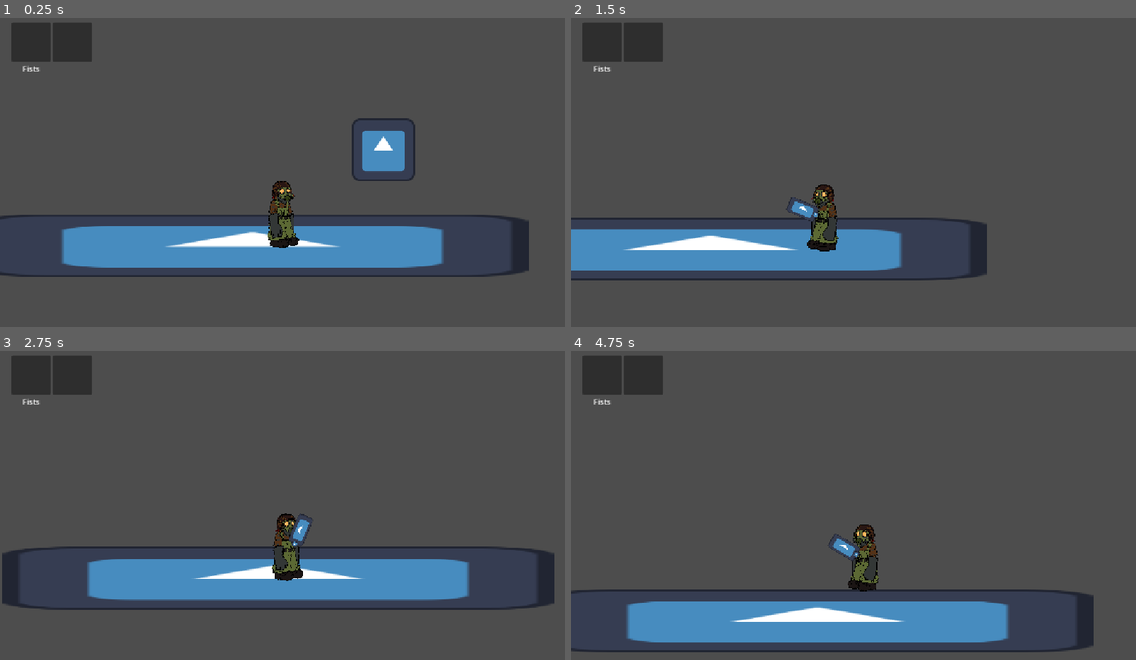
Above: before the commit, frames 1-4 (two rows, left to right).
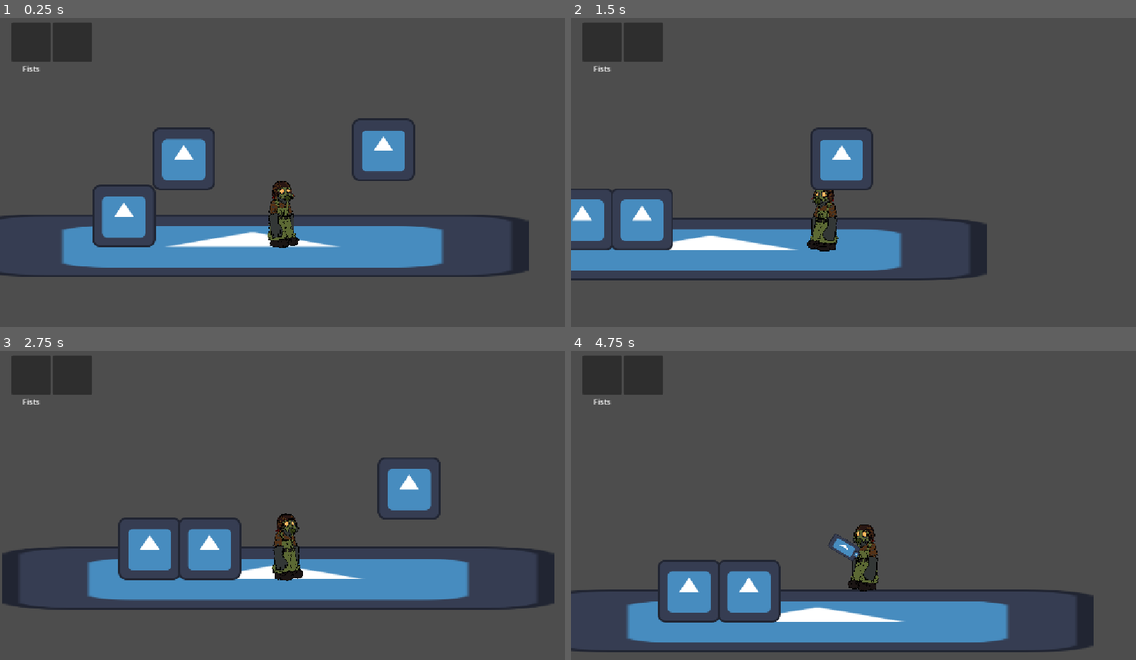
Above: after the commit, the same moments.

Repository: Jqmmy/Jam-game
Game: Godot game, scene res://Scenes/main.tscn
Two runs of this game, one before a commit and one after it. Both use one fixed random seed, a clock stepped at 60 frames per second and the inputs below. The project has no main scene, so this scene is started directly. The engine's default icon, where the game draws it, is replaced by a stand-in: a white triangle on a blue panel in a dark square.
Inputs (mouse positions are in pixels of both pictures, inside the frame that each line leads up to):
- Up to frame 1 (0.25 s): no input
- Up to frame 2 (1.5 s): tap Enter (ui_accept) at 0.5, 0.77 s; move the mouse to (977, 150) at 0.52 s; press the mouse at (977, 150) at 0.53 s; hold D (right) from 0.53 s (still down); move the mouse to (740, 184) at 1.27 s; release the mouse at (740, 184) at 1.28 s; tap E (interact) at 1.35 s
- Up to frame 3 (2.75 s): tap Enter (ui_accept) at 1.52 s; click (169, 517) at 1.55 s; move the mouse to (339, 431) at 2.02 s; release D (right) at 2.03 s; press the mouse at (339, 431) at 2.03 s; hold A (left) from 2.03 s (still down)
- Up to frame 4 (4.75 s): move the mouse to (825, 564) at 2.77 s; release A (left) at 2.78 s; release the mouse at (825, 564) at 2.78 s; hold D (right) 2.78-4.28 s; click (825, 564) at 2.85 s; tap Enter (ui_accept) at 3.02, 3.77, 4.52 s; move the mouse to (1023, 548) at 3.52 s; press the mouse at (1023, 548) at 3.53 s; tap E (interact) at 3.6 s; right-click (1023, 548) at 4.15 s; move the mouse to (684, 452) at 4.27 s; release the mouse at (684, 452) at 4.28 s; hold A (left) from 4.28 s (still down); click (684, 452) at 4.35 s

The runs differ from the first frame. In frame 1, 2.7% of the frame differs, in the area x 16-38%, y 35-75%; in frame 2, 3.7%; in frame 3, 4.3%, in the area x 20-78%, y 34-75%; in frame 4, 2.8%.

Commit message:
90% done with base trap code

Diff:
--- a/Prefabs/Player stuff/player.tscn
+++ b/Prefabs/Player stuff/player.tscn
@@ -1,7 +1,8 @@
-[gd_scene load_steps=4 format=3 uid="uid://jc1p0uslb4co"]
+[gd_scene load_steps=5 format=3 uid="uid://jc1p0uslb4co"]
 
 [ext_resource type="Script" uid="uid://dejecgscw78vv" path="res://Scripts/player.gd" id="1_h8clt"]
 [ext_resource type="Texture2D" uid="uid://6n3koaaaegfk" path="res://Assets/placeholder_sprite.png" id="2_nc2p3"]
+[ext_resource type="Script" uid="uid://ps82lbkabapc" path="res://Scripts/traps_loader.gd" id="3_v8br1"]
 
 [sub_resource type="CapsuleShape2D" id="CapsuleShape2D_vx084"]
 radius = 19.0
@@ -34,6 +35,9 @@
 position = Vector2(15, -74)
 
 [node name="AnimationPlayer" type="AnimationPlayer" parent="."]
+
+[node name="traps_loader" type="Node" parent="."]
+script = ExtResource("3_v8br1")
 
 [node name="CanvasLayer" type="CanvasLayer" parent="."]
 
--- a/Prefabs/enemies/test_enemy.tscn
+++ b/Prefabs/enemies/test_enemy.tscn
@@ -1,6 +1,6 @@
 [gd_scene load_steps=3 format=3 uid="uid://x11nr7vvwxcp"]
 
-[ext_resource type="Script" uid="uid://brtxdlqc6btvw" path="res://Scripts/Enemy.gd" id="1_kci7t"]
+[ext_resource type="Script" uid="uid://brtxdlqc6btvw" path="res://Scripts/Classes/Enemy.gd" id="1_kci7t"]
 
 [sub_resource type="RectangleShape2D" id="RectangleShape2D_qgd1m"]
 size = Vector2(30, 100)
--- a/Prefabs/items/item template/item_template.tscn
+++ b/Prefabs/items/item template/item_template.tscn
@@ -1,11 +1,12 @@
 [gd_scene load_steps=2 format=3 uid="uid://c74dpyblomavy"]
 
-[ext_resource type="Script" uid="uid://otyscsl6nr3n" path="res://Scripts/Item.gd" id="1_d4iwc"]
+[ext_resource type="Script" uid="uid://otyscsl6nr3n" path="res://Scripts/Classes/Item.gd" id="1_d4iwc"]
 
 [node name="Item Template" type="RigidBody2D" groups=["item"]]
 collision_layer = 2
 input_pickable = true
 script = ExtResource("1_d4iwc")
+metadata/_custom_type_script = "uid://otyscsl6nr3n"
 
 [node name="Sprite2D" type="Sprite2D" parent="."]
 
--- a/Prefabs/items/shotgun_item.tscn
+++ b/Prefabs/items/shotgun_item.tscn
@@ -7,9 +7,12 @@
 [sub_resource type="RectangleShape2D" id="RectangleShape2D_nd1la"]
 size = Vector2(64, 72)
 
+[sub_resource type="ViewportTexture" id="ViewportTexture_nd1la"]
+viewport_path = NodePath("SubViewport")
+
 [node name="Shotgun item" groups=["weapon"] instance=ExtResource("1_auwli")]
 script = ExtResource("2_nd1la")
-auto_pickup_threshhold = 200.0
+item_pickup_method = 1
 
 [node name="Sprite2D" parent="." index="0"]
 texture = ExtResource("2_2i1d1")
@@ -17,4 +20,41 @@
 [node name="CollisionShape2D" parent="." index="1"]
 shape = SubResource("RectangleShape2D_nd1la")
 
+[node name="Sprite2D2" type="Sprite2D" parent="." index="2"]
+texture = SubResource("ViewportTexture_nd1la")
+
+[node name="SubViewport" type="SubViewport" parent="." index="3"]
+transparent_bg = true
+size = Vector2i(128, 128)
+
+[node name="Control" type="Control" parent="SubViewport" index="0"]
+layout_mode = 3
+anchors_preset = 15
+anchor_right = 1.0
+anchor_bottom = 1.0
+grow_horizontal = 2
+grow_vertical = 2
+
+[node name="VBoxContainer" type="VBoxContainer" parent="SubViewport/Control" index="0"]
+layout_mode = 1
+anchors_preset = 5
+anchor_left = 0.5
+anchor_right = 0.5
+offset_left = -32.5
+offset_right = 32.5
+offset_bottom = 50.0
+grow_horizontal = 2
+
+[node name="name label" type="Label" parent="SubViewport/Control/VBoxContainer" index="0"]
+layout_mode = 2
+text = "Shotgun"
+horizontal_alignment = 1
+
+[node name="use" type="Label" parent="SubViewport/Control/VBoxContainer" index="1"]
+layout_mode = 2
+text = "E"
+horizontal_alignment = 1
+
+[connection signal="mouse_entered" from="." to="." method="_on_mouse_entered"]
+[connection signal="mouse_exited" from="." to="." method="_on_mouse_exited"]
 [connection signal="picked_up" from="." to="." method="_on_picked_up"]
--- /dev/null
+++ b/Prefabs/items/spike_item.tscn
@@ -0,0 +1,20 @@
+[gd_scene load_steps=5 format=3 uid="uid://y6fpqr8f0yb0"]
+
+[ext_resource type="PackedScene" uid="uid://c74dpyblomavy" path="res://Prefabs/items/item template/item_template.tscn" id="1_2qqht"]
+[ext_resource type="Script" uid="uid://ds1scpalhhc2l" path="res://Scripts/spike_item.gd" id="2_og037"]
+[ext_resource type="Texture2D" uid="uid://b4a1h4wxn032s" path="res://icon.svg" id="3_g5g5c"]
+
+[sub_resource type="RectangleShape2D" id="RectangleShape2D_okape"]
+size = Vector2(130, 130)
+
+[node name="spike item" instance=ExtResource("1_2qqht")]
+script = ExtResource("2_og037")
+item_pickup_method = 1
+
+[node name="Sprite2D" parent="." index="0"]
+texture = ExtResource("3_g5g5c")
+
+[node name="CollisionShape2D" parent="." index="1"]
+shape = SubResource("RectangleShape2D_okape")
+
+[connection signal="picked_up" from="." to="." method="_on_picked_up"]
--- /dev/null
+++ b/Prefabs/traps/spikes.tscn
@@ -0,0 +1,10 @@
+[gd_scene load_steps=3 format=3 uid="uid://brt6efthm3gun"]
+
+[ext_resource type="PackedScene" uid="uid://3b4a57p053b2" path="res://Prefabs/traps/trap template/trap.tscn" id="1_iiq0v"]
+[ext_resource type="Texture2D" uid="uid://b4a1h4wxn032s" path="res://icon.svg" id="2_r8ew6"]
+
+[node name="Spikes" instance=ExtResource("1_iiq0v")]
+
+[node name="Sprite2D" parent="." index="0"]
+position = Vector2(0, -64)
+texture = ExtResource("2_r8ew6")
--- /dev/null
+++ b/Prefabs/traps/trap template/trap UI.tscn
@@ -0,0 +1,41 @@
+[gd_scene load_steps=4 format=3 uid="uid://d3a66akcxa34u"]
+
+[ext_resource type="Script" uid="uid://bxib11jmjvw4h" path="res://Scripts/trap_ui.gd" id="1_ajich"]
+[ext_resource type="Texture2D" uid="uid://b4a1h4wxn032s" path="res://icon.svg" id="2_urwcj"]
+
+[sub_resource type="Theme" id="Theme_v582m"]
+
+[node name="TrapUi" type="Control"]
+custom_minimum_size = Vector2(80, 80)
+layout_mode = 3
+anchors_preset = 0
+script = ExtResource("1_ajich")
+
+[node name="Button" type="Button" parent="."]
+layout_mode = 1
+anchors_preset = 15
+anchor_right = 1.0
+anchor_bottom = 1.0
+grow_horizontal = 2
+grow_vertical = 2
+theme = SubResource("Theme_v582m")
+icon = ExtResource("2_urwcj")
+expand_icon = true
+
+[node name="Label" type="Label" parent="."]
+layout_mode = 1
+anchors_preset = 12
+anchor_top = 1.0
+anchor_right = 1.0
+anchor_bottom = 1.0
+offset_top = -23.0
+grow_horizontal = 2
+grow_vertical = 0
+horizontal_alignment = 1
+
+[node name="Label2" type="Label" parent="."]
+layout_mode = 0
+offset_right = 40.0
+offset_bottom = 23.0
+
+[connection signal="button_down" from="Button" to="." method="_on_button_button_down"]
--- /dev/null
+++ b/Prefabs/traps/trap template/trap.tscn
@@ -0,0 +1,13 @@
+[gd_scene load_steps=2 format=3 uid="uid://3b4a57p053b2"]
+
+[ext_resource type="Script" uid="uid://xc0mdl0oncih" path="res://Trap.gd" id="1_un38r"]
+
+[node name="Trap" type="Node2D"]
+top_level = true
+script = ExtResource("1_un38r")
+placing_color = Color(1, 1, 1, 0.156863)
+
+[node name="Sprite2D" type="Sprite2D" parent="."]
+
+[node name="RayCast2D" type="RayCast2D" parent="."]
+target_position = Vector2(0, 200)
--- a/Prefabs/weapons/template/temp weapon.tscn
+++ b/Prefabs/weapons/template/temp weapon.tscn
@@ -1,6 +1,6 @@
 [gd_scene load_steps=2 format=3 uid="uid://dvuics1pjx4jw"]
 
-[ext_resource type="Script" uid="uid://j4pcdcmu6vsw" path="res://Scripts/Weapon.gd" id="1_6dg3d"]
+[ext_resource type="Script" uid="uid://j4pcdcmu6vsw" path="res://Scripts/Classes/Weapon.gd" id="1_6dg3d"]
 
 [node name="temp weapon" type="Node2D" node_paths=PackedStringArray("sprite2d") groups=["enemy"]]
 script = ExtResource("1_6dg3d")
--- /dev/null
+++ b/Resources/new_resource.tres
@@ -0,0 +1,13 @@
+[gd_resource type="Resource" script_class="TrapData" load_steps=4 format=3 uid="uid://cpxv66c7ji6k5"]
+
+[ext_resource type="Script" uid="uid://l3723ctp5aqd" path="res://Scripts/TrapData.gd" id="1_8pcf5"]
+[ext_resource type="Texture2D" uid="uid://b4a1h4wxn032s" path="res://icon.svg" id="2_fhmnv"]
+[ext_resource type="PackedScene" uid="uid://brt6efthm3gun" path="res://Prefabs/traps/spikes.tscn" id="3_wt8un"]
+
+[resource]
+script = ExtResource("1_8pcf5")
+trap_name = "Spikes"
+description = "Damages and slows enemies down."
+texture = ExtResource("2_fhmnv")
+trap_scene = ExtResource("3_wt8un")
+metadata/_custom_type_script = "uid://l3723ctp5aqd"
--- a/Scenes/main.tscn
+++ b/Scenes/main.tscn
@@ -1,9 +1,10 @@
-[gd_scene load_steps=6 format=3 uid="uid://cfed48go84knu"]
+[gd_scene load_steps=7 format=3 uid="uid://cfed48go84knu"]
 
 [ext_resource type="Texture2D" uid="uid://b4a1h4wxn032s" path="res://icon.svg" id="1_bo1nx"]
 [ext_resource type="PackedScene" uid="uid://jc1p0uslb4co" path="res://Prefabs/Player stuff/player.tscn" id="1_jjgbg"]
 [ext_resource type="PackedScene" uid="uid://x11nr7vvwxcp" path="res://Prefabs/enemies/test_enemy.tscn" id="3_8gbba"]
 [ext_resource type="PackedScene" uid="uid://dq04l54mglygc" path="res://Prefabs/items/shotgun_item.tscn" id="4_jjvhh"]
+[ext_resource type="PackedScene" uid="uid://y6fpqr8f0yb0" path="res://Prefabs/items/spike_item.tscn" id="5_kry3j"]
 
 [sub_resource type="RectangleShape2D" id="RectangleShape2D_bo1nx"]
 size = Vector2(1024, 20)
@@ -32,10 +33,16 @@
 position = Vector2(664, 151)
 
 [node name="test enemy4" parent="." instance=ExtResource("3_8gbba")]
-position = Vector2(250, 166)
+position = Vector2(-52, 175)
 
 [node name="test enemy3" parent="." instance=ExtResource("3_8gbba")]
 position = Vector2(852, 182)
 
 [node name="Shotgun item" parent="." instance=ExtResource("4_jjvhh")]
 position = Vector2(668, -25)
+
+[node name="spike item" parent="." instance=ExtResource("5_kry3j")]
+position = Vector2(139, 135)
+
+[node name="spike item2" parent="." instance=ExtResource("5_kry3j")]
+position = Vector2(261, -7)
--- a/Scripts/Enemy.gd
+++ b/Scripts/Classes/Enemy.gd
@@ -4,7 +4,6 @@
 var health:int = 100:
 	set(value):
 		health = value
-		print(health)
 		if health <= 0:
 			health_depleted.emit()
 			queue_free()
--- /dev/null
+++ b/Scripts/TrapData.gd
@@ -0,0 +1,8 @@
+extends Resource
+class_name TrapData
+
+@export var trap_name:String
+@export_multiline var description:String
+@export var texture:Texture2D
+@export var trap_scene:PackedScene
+@export var max_traps:int
--- a/Scripts/player.gd
+++ b/Scripts/player.gd
@@ -4,6 +4,7 @@
 @onready var hands: Node2D = %hands
 @onready var sprite_2d: Sprite2D = $Sprite2D
 @onready var ray_cast_2d: RayCast2D = $RayCast2D
+@onready var traps_loader: Node = $traps_loader
 
 var health:int = 100
 
@@ -13,6 +14,9 @@
 var camera_move_offset_up:float = 200
 var resting_hands_pos:Vector2
 var current_weapon:Weapon
+var trap_slots = {
+	"spikes" = {"amount" = 1, "trap_scene" = "location", }
+}
 
 
 func _ready() -> void:
--- a/Scripts/shotgun_item.gd
+++ b/Scripts/shotgun_item.gd
@@ -1,7 +1,22 @@
 extends Item
 
-const SHOTGUN = preload("res://Prefabs/weapons/shotgun.tscn")
+@onready var name_label: Label = $"SubViewport/Control/VBoxContainer/name label"
+@onready var control: Control = $SubViewport/Control
+
+var shotgun = preload("res://Prefabs/weapons/shotgun.tscn").instantiate()
+
+func _ready() -> void:
+	control.hide()
+	name_label.text = shotgun.name
+
 
 func _on_picked_up() -> void:
 	var player = get_tree().get_first_node_in_group("player")
-	player.add_weapon(SHOTGUN.instantiate())
+	player.add_weapon(shotgun)
+
+
+func _on_mouse_entered() -> void:
+	control.show()
+
+func _on_mouse_exited() -> void:
+	control.hide()
--- /dev/null
+++ b/Scripts/spike_item.gd
@@ -0,0 +1,7 @@
+extends Item
+
+const NEW_RESOURCE = preload("res://Resources/new_resource.tres")
+
+func _on_picked_up() -> void:
+	var player = get_tree().get_first_node_in_group("player")
+	player.traps_loader.add_trap(NEW_RESOURCE)
--- /dev/null
+++ b/Scripts/trap_ui.gd
@@ -0,0 +1,17 @@
+extends Control
+
+@onready var label: Label = $Label
+@onready var amount_label: Label = $Label2
+@onready var button: Button = $Button
+
+signal selected_trap(trap_name:String)
+
+var trap:String
+
+func _on_button_button_down() -> void:
+	selected_trap.emit(trap)
+
+func initiate_ui(texture:Texture2D, trap_name:String):
+	trap = trap_name.to_lower()
+	label.text = trap_name
+	button.icon = texture
--- /dev/null
+++ b/Scripts/traps_loader.gd
@@ -0,0 +1,28 @@
+extends Node
+
+@onready var traps_container: HBoxContainer = $"../CanvasLayer/Control/traps container"
+
+var traps:Dictionary = {
+
+}
+
+func add_trap(trap_data:TrapData):
+	if traps.has(trap_data.trap_name.to_lower()):
+		traps[trap_data.trap_name.to_lower()]["amount"] += 1
+	else:
+		var trap_ui = preload("res://Prefabs/traps/trap template/trap UI.tscn").instantiate()
+		traps[trap_data.trap_name.to_lower()] = {"amount" = 1, "resource" = trap_data}
+		var trap = traps[trap_data.trap_name.to_lower()]["resource"] as TrapData
+		traps_container.add_child(trap_ui)
+		trap_ui.initiate_ui(trap.texture, trap.trap_name)
+		trap_ui.selected_trap.connect(use_trap)
+
+
+func use_trap(trap_name:String):
+	var trap_selction = traps[trap_name]["resource"].trap_scene.instantiate() as Trap
+	trap_selction.placed.connect(used_trap)
+	add_child(trap_selction)
+
+
+func used_trap():
+	pass
--- /dev/null
+++ b/Trap.gd
@@ -0,0 +1,35 @@
+extends Node2D
+class_name Trap
+#add code to place place trap as base code
+@onready var sprite_2d: Sprite2D = $Sprite2D
+@onready var ray_cast_2d: RayCast2D = $RayCast2D
+
+@export var placing_color:Color
+
+var placing:bool = true
+
+##emits when trap is placed
+signal placed
+
+func _ready() -> void:
+	sprite_2d.modulate = placing_color
+
+func _process(delta: float) -> void:
+	if placing:
+		global_position = get_global_mouse_position()
+		if ray_cast_2d.is_colliding():
+			sprite_2d.global_position = ray_cast_2d.get_collision_point()
+		else:
+			sprite_2d.position = Vector2.ZERO
+
+	if Input.is_action_just_pressed("use weapon"):
+		if ray_cast_2d.is_colliding():
+			var place_point = ray_cast_2d.get_collision_point()
+			global_position = place_point
+			sprite_2d.modulate = Color(1.0, 1.0, 1.0, 1.0)
+			sprite_2d.position = Vector2.ZERO
+			placing = false
+			placed.emit()
+
+	if Input.is_action_just_pressed("cancel trap"):
+		queue_free()
--- a/project.godot
+++ b/project.godot
@@ -13,6 +13,10 @@
 config/name="Project Shelter"
 config/features=PackedStringArray("4.4", "Forward Plus")
 config/icon="res://icon.svg"
+
+[debug]
+
+gdscript/warnings/unused_parameter=0
 
 [display]
 
@@ -52,6 +56,11 @@
 "events": [Object(InputEventKey,"resource_local_to_scene":false,"resource_name":"","device":-1,"window_id":0,"alt_press …(192 unchanged characters)…
 ]
 }
+"cancel trap"={
+"deadzone": 0.2,
+"events": [Object(InputEventMouseButton,"resource_local_to_scene":false,"resource_name":"","device":-1,"window_id":0,"alt_pressed":false,"shift_pressed":false,"ctrl_pressed":false,"meta_pressed":false,"button_mask":2,"position":Vector2(224, 20),"global_position":Vector2(233, 68),"factor":1.0,"button_index":2,"canceled":false,"pressed":true,"double_click":false,"script":null)
+]
+}
 
 [layer_names]
 
Not shown: 1 places in Prefabs/items/shotgun_item.tscn that only renumber resources
Renamed: Scripts/Enemy.gd.uid -> Scripts/Classes/Enemy.gd.uid
Renamed: Scripts/Item.gd -> Scripts/Classes/Item.gd
Renamed: Scripts/Item.gd.uid -> Scripts/Classes/Item.gd.uid
Renamed: Scripts/Weapon.gd -> Scripts/Classes/Weapon.gd
Renamed: Scripts/Weapon.gd.uid -> Scripts/Classes/Weapon.gd.uid
Not shown, added: Scripts/TrapData.gd.uid
Not shown, added: Scripts/spike_item.gd.uid
Not shown, added: Scripts/trap_ui.gd.uid
Not shown, added: Scripts/traps_loader.gd.uid
Not shown, added: Trap.gd.uid
